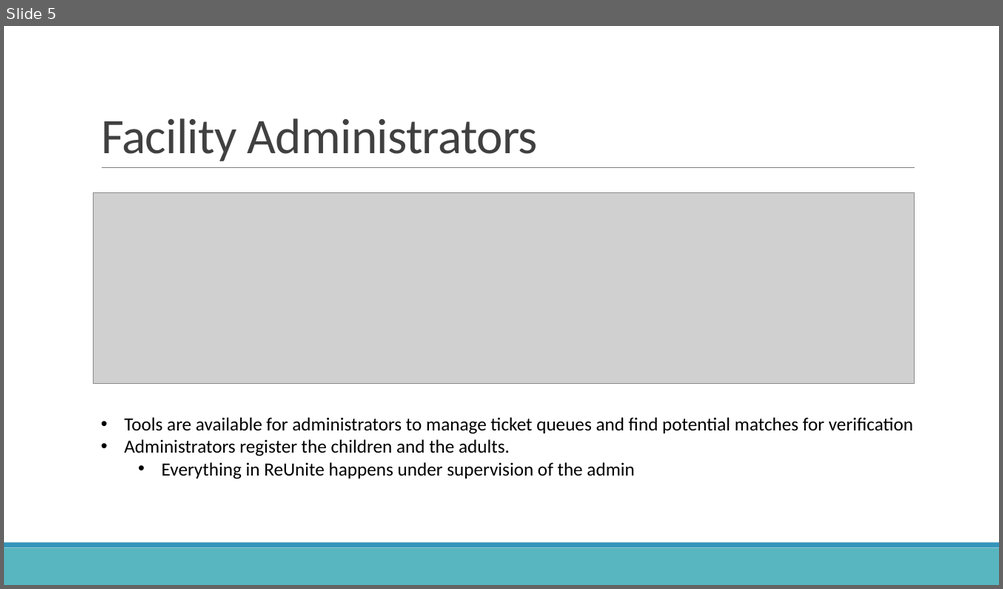
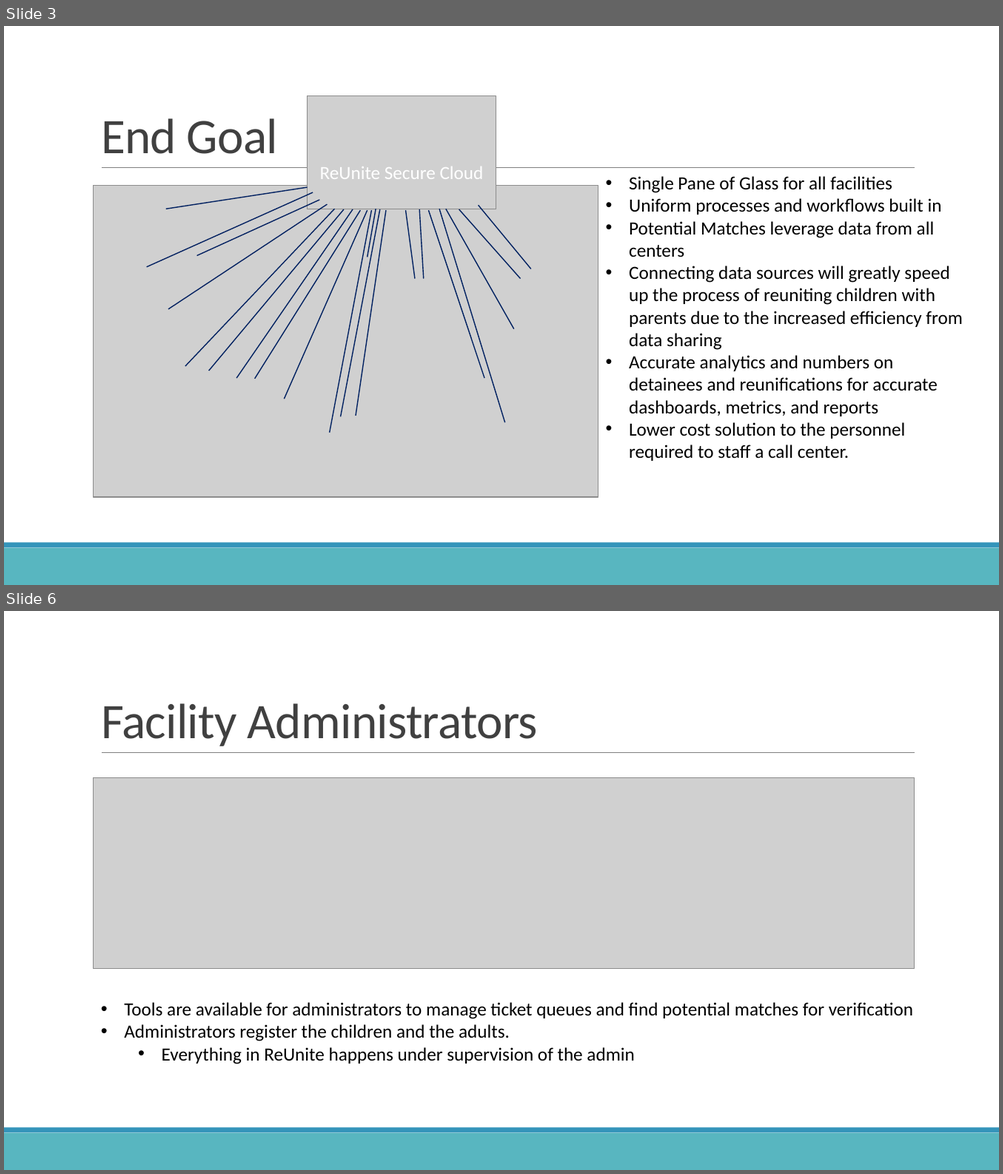
Before and after one commit to weirdaze/reunite, a slide deck: ReUnite Overview.pptx. Shown one above the other, each under a label of ours: slide 5 before the commit, slides 3 and 6 after it; the slides between them are not shown. The pictures are 1003x589 and 1003x1174 pixels, drawn with LibreOffice and Linux fonts; fonts in the diff are those of the drawing; grey boxes stand for pictures; background and template pictures are left out. Boxes give left, top, right and bottom in pixels: in the first picture for what was removed or moved away, otherwise in the second. Text is boxed around its words. In the diff, an @@ line names an element or a change of style, - is before the commit and + after.

```diff
--- a/ReUnite Overview.pptx
+++ b/ReUnite Overview.pptx
@@ slide 3 added at (4, 26, 999, 585), background #FFFFFF; not listed: 3 template elements that a slide beside it also shows @@
@@ picture added at (307, 96, 495, 209) @@
@@ title added at (101, 118, 278, 154), 48 pt, text #404040 @@
+End Goal
@@ text added at (320, 167, 484, 179), 18 pt, text #FFFFFF @@
+ReUnite Secure Cloud
@@ text added at (629, 176, 962, 461), 18 pt, text #000000 @@
+• Single Pane of Glass for all facilities
+• Uniform processes and workflows built in
+• Potential Matches leverage data from all centers
+• Connecting data sources will greatly speed up the process of reuniting children with parents due to the increased efficiency from data sharing
+• Accurate analytics and numbers on detainees and reunifications for accurate dashboards, metrics, and reports
+• Lower cost solution to the personnel required to staff a call center.
@@ picture added at (94, 186, 598, 497) @@
@@ line added from (147, 267) to (313, 192), #002060 1 pt @@
@@ line added from (166, 209) to (307, 187), #002060 1 pt @@
@@ line added from (197, 256) to (319, 200), #002060 1 pt @@
@@ line added from (168, 309) to (327, 204), #002060 1 pt @@
@@ line added from (185, 366) to (335, 209), #002060 1 pt @@
@@ line added from (208, 371) to (344, 210), #002060 1 pt @@
@@ line added from (237, 378) to (353, 210), #002060 1 pt @@
@@ line added from (255, 379) to (361, 210), #002060 1 pt @@
@@ line added from (284, 399) to (367, 210), #002060 1 pt @@
@@ line added from (330, 432) to (372, 210), #002060 1 pt @@
@@ line added from (341, 417) to (380, 210), #002060 1 pt @@
@@ line added from (356, 416) to (386, 210), #002060 1 pt @@
@@ line added from (367, 258) to (375, 209), #002060 1 pt @@
@@ line added from (415, 279) to (405, 210), #002060 1 pt @@
@@ line added from (424, 279) to (420, 210), #002060 1 pt @@
@@ line added from (429, 210) to (484, 378), #002060 1 pt @@
@@ line added from (505, 423) to (439, 209), #002060 1 pt @@
@@ line added from (514, 329) to (446, 209), #002060 1 pt @@
@@ line added from (521, 279) to (459, 210), #002060 1 pt @@
@@ line added from (531, 269) to (478, 205), #002060 1 pt @@
@@ what was slide 5 is now slide 6 @@
```
Also in this commit, not shown: 5 slides changed, 1 other slide added, 1 slide removed, 2 other files.
